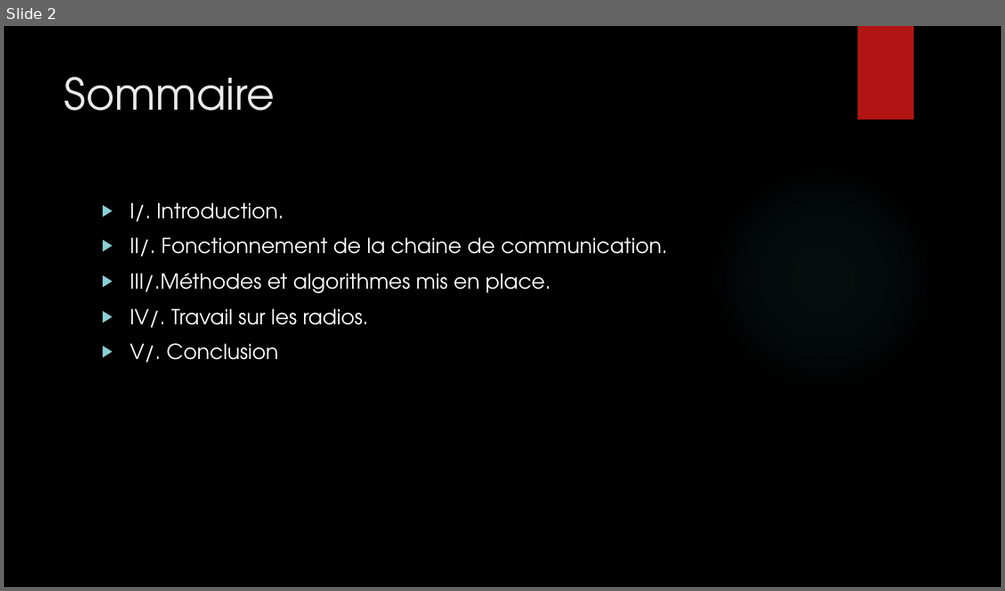
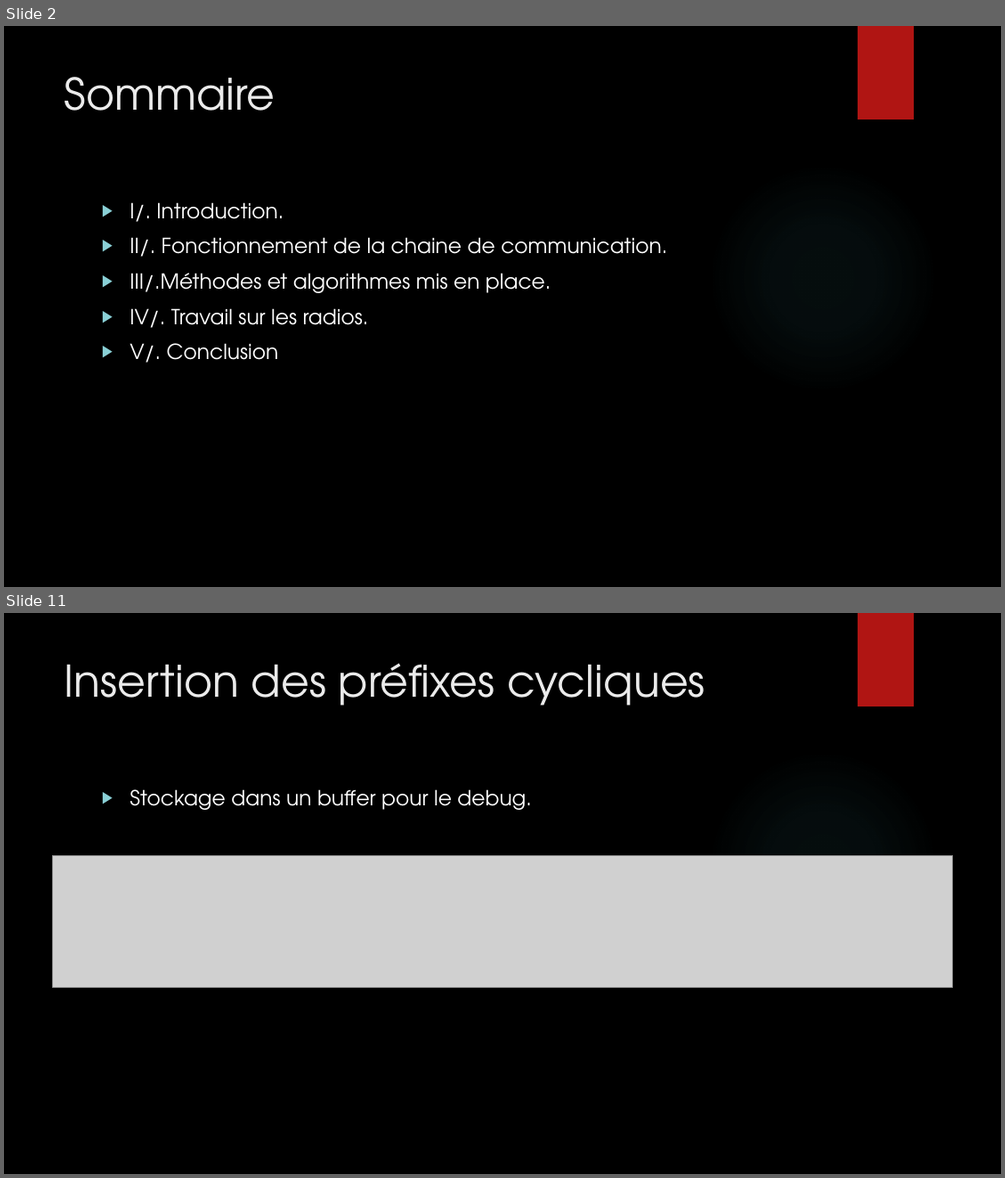
Before and after one commit to eponta/projet_th_S8, a slide deck: Présentation.pptx. Shown one above the other, each under a label of ours: slide 2 before the commit, slides 2 and 11 after it; the slides between them are not shown. The pictures are 1005x591 and 1005x1178 pixels, drawn with LibreOffice and Linux fonts; fonts in the diff are those of the drawing; grey boxes stand for pictures; background and template pictures are left out. Boxes give left, top, right and bottom in pixels: in the first picture for what was removed or moved away, otherwise in the second. Text is boxed around its words. In the diff, an @@ line names an element or a change of style, - is before the commit and + after.

```diff
--- a/Présentation.pptx
+++ b/Présentation.pptx
@@ slide 11 added at (x1=4, y1=613, x2=1001, y2=1174), background picture (left out); not listed: 2 template elements that a slide beside it also shows @@
@@ title added at (x1=65, y1=663, x2=705, y2=706), 42 pt, text #EBEBEB @@
+Insertion des préfixes cycliques
@@ text added at (x1=129, y1=789, x2=532, y2=810), 20 pt, text #FFFFFF @@
+▶ Stockage dans un buffer pour le debug.
@@ picture added at (x1=53, y1=855, x2=953, y2=987) @@
```
Also in this commit, not shown: 20 other slides added.
